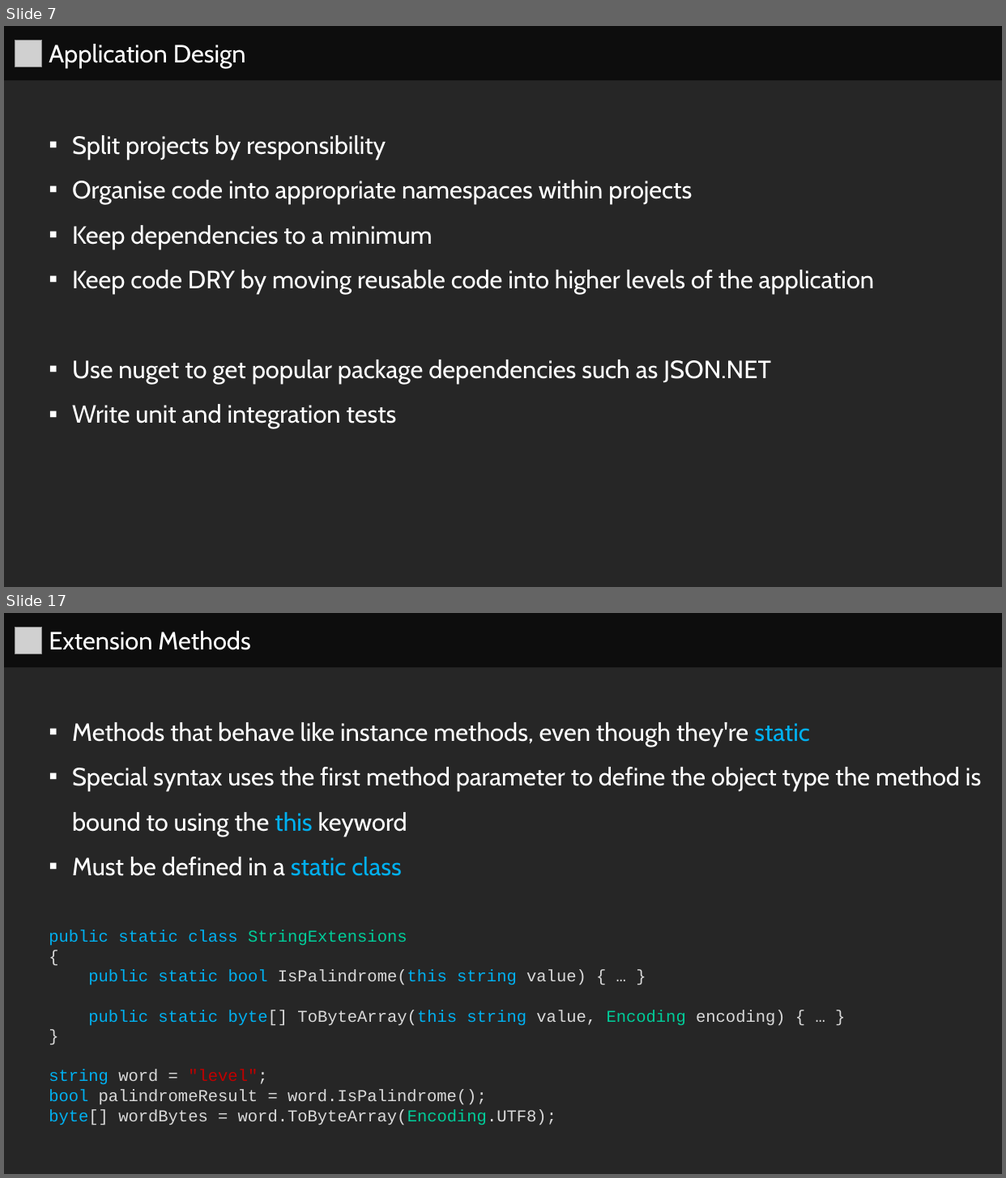
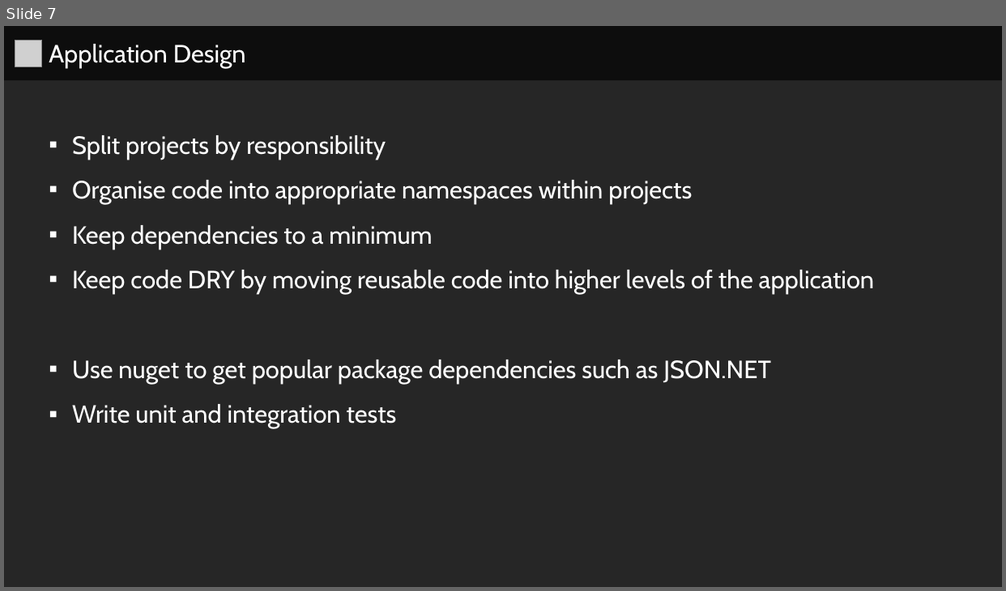
Before and after one commit to series0ne/DotNetFundamentalsWithCSharp, a slide deck: Lesson 7/Lesson 7.pptx. Shown one above the other, each under a label of ours: slides 7 and 17 before the commit, slide 7 after it; the slides between them are not shown. The pictures are 1006x1178 and 1006x591 pixels, drawn with LibreOffice and Linux fonts; fonts in the diff are those of the drawing; grey boxes stand for pictures. Boxes give left, top, right and bottom in pixels: in the first picture for what was removed or moved away, otherwise in the second. Text is boxed around its words. In the diff, an @@ line names an element or a change of style, - is before the commit and + after.

```diff
--- a/Lesson 7/Lesson 7.pptx
+++ b/Lesson 7/Lesson 7.pptx
@@ slide 17 removed at [4, 613, 1002, 1174], background #262626 @@
@@ rectangle removed at [4, 613, 1002, 667] @@
-  Extension Methods
@@ picture removed at [15, 628, 42, 654] @@
@@ rectangle removed at [4, 667, 1002, 1174] @@
-  ▪ Methods that behave like instance methods, even though they're static
-  ▪ Special syntax uses the first method parameter to define the object type the method is bound to using the this keyword
-  ▪ Must be defined in a static class
-  public static class StringExtensions
-  {
-  public static bool IsPalindrome(this string value) { … }
-  public static byte[] ToByteArray(this string value, Encoding encoding) { … }
-  }
-  string word = "level";
-  bool palindromeResult = word.IsPalindrome();
-  byte[] wordBytes = word.ToByteArray(Encoding.UTF8);
```
Also in this commit, not shown: 5 slides changed, 11 other slides removed, 5 other files.
